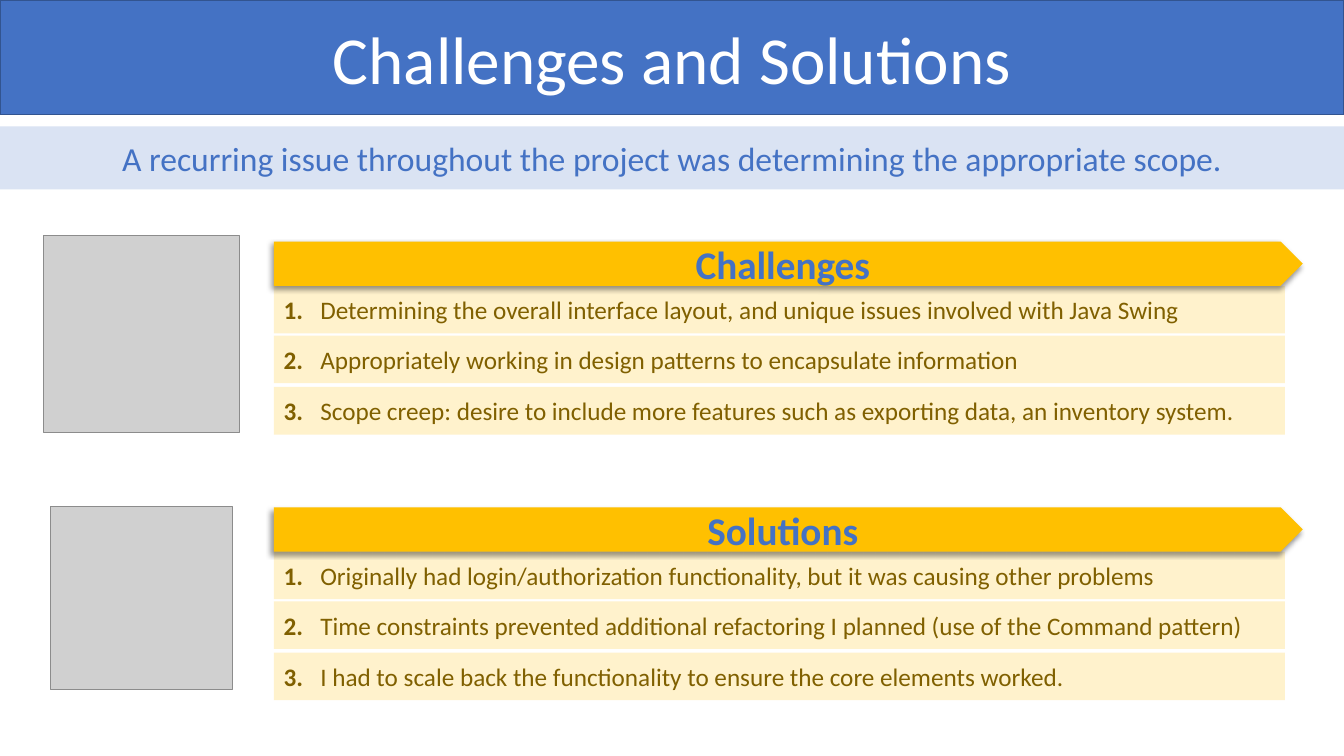
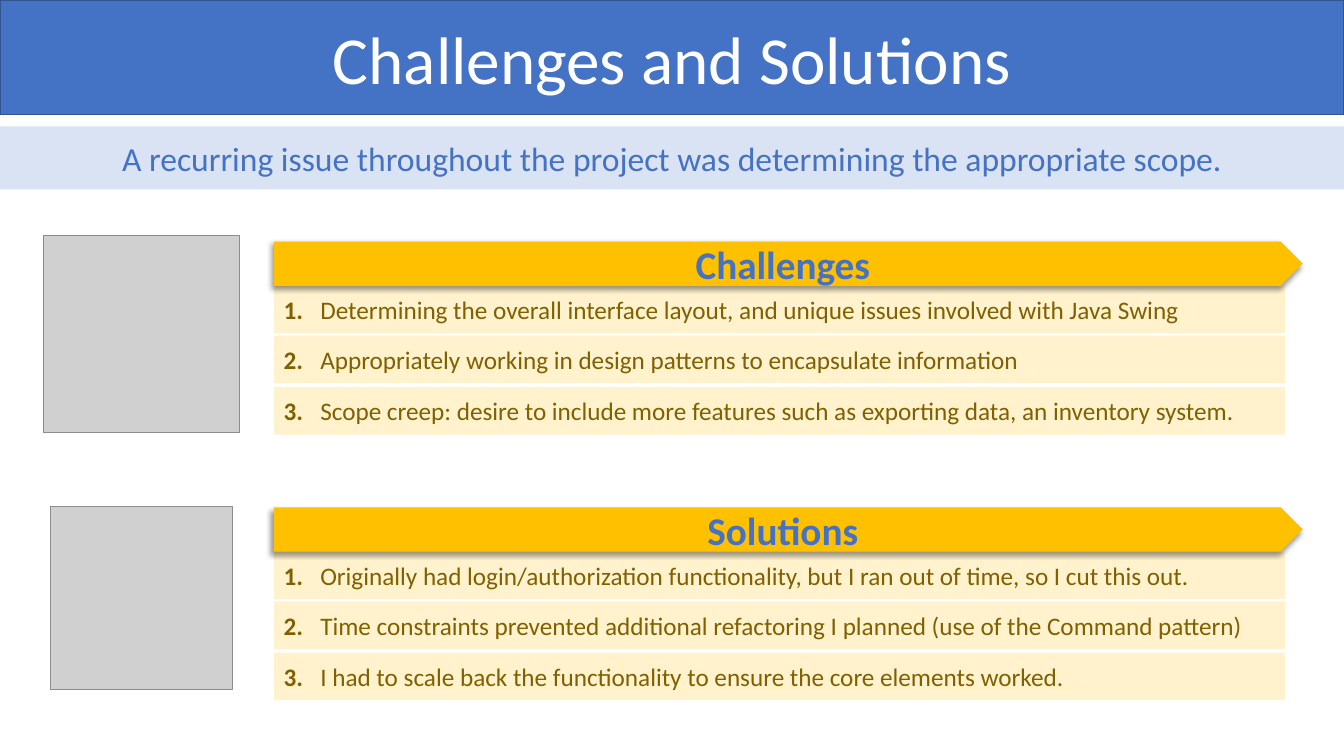
Before and after one commit to knelligan/vu-5278-finalProject-knelligan, a slide deck: slide 8 of FinalProject_v2.pptx. Drawn at 1344x756 pixels with LibreOffice and Linux fonts; fonts in the diff are those of the drawing; grey boxes stand for pictures. Boxes give left, top, right and bottom in pixels: in the first picture for what was removed or moved away, otherwise in the second. Text is boxed around its words. In the diff, an @@ line names an element or a change of style, - is before the commit and + after.

```diff
--- a/FinalProject_v2.pptx
+++ b/FinalProject_v2.pptx
@@ text in rectangle at (x1=284, y1=567, x2=1188, y2=590): text changed @@
-1. Originally had login/authorization functionality, but it was causing other problems
+1. Originally had login/authorization functionality, but I ran out of time, so I cut this out.
```
Also in this commit, not shown: 2 other files.
